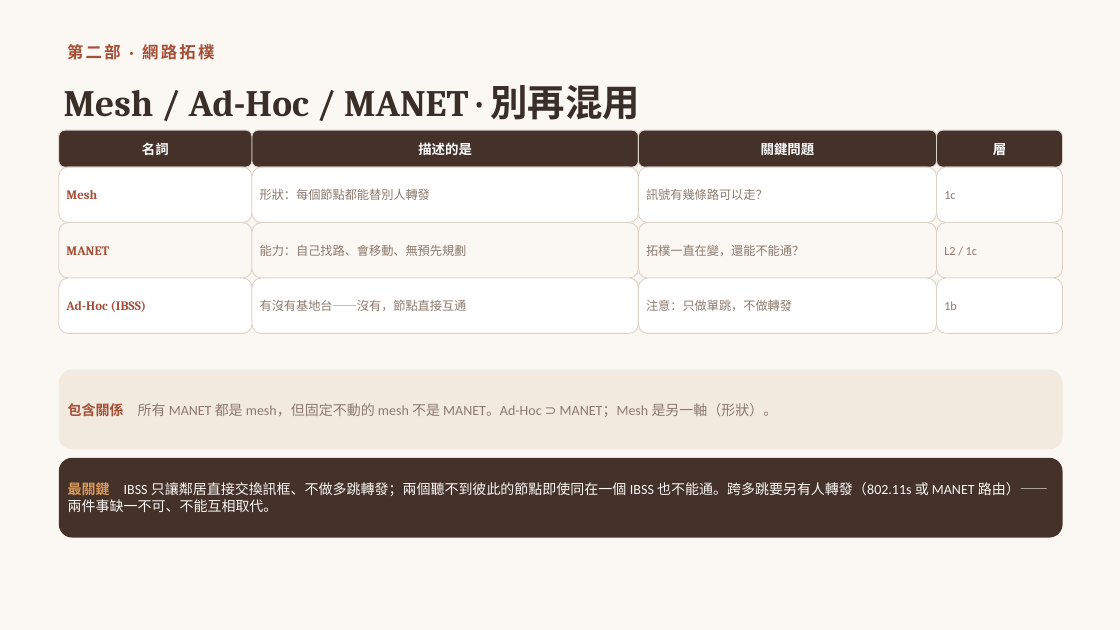
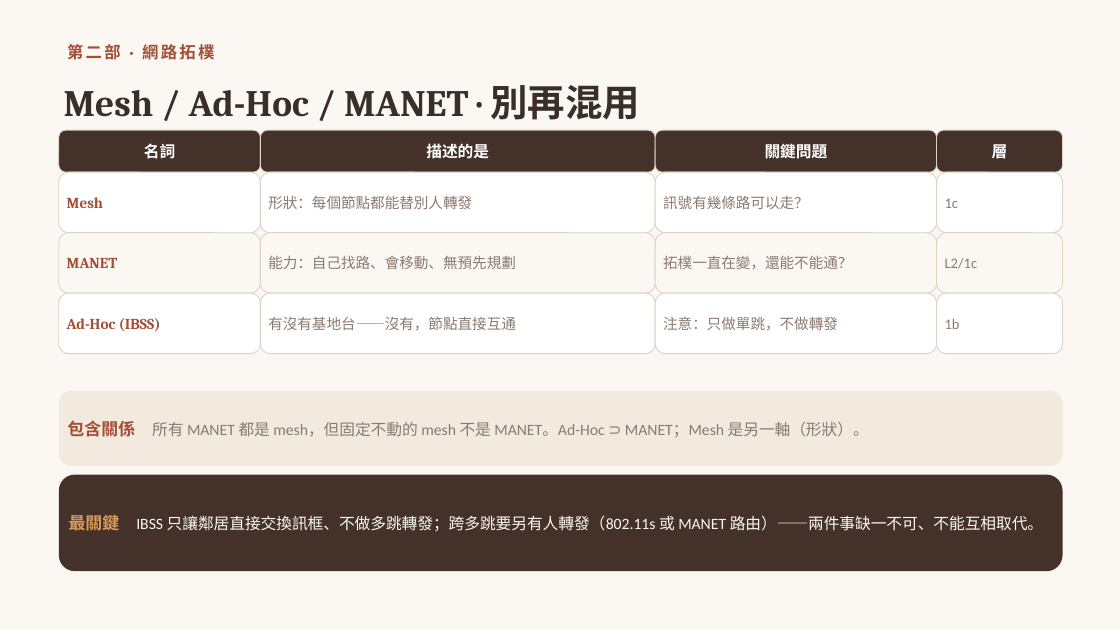
Before and after one commit to winson3QQ/Radio-Advanced, a slide deck: slide 7 of 投影片/進階無線電_第二節_無線科技分層解析.pptx (slide 8 before the commit). Drawn at 1120x630 pixels with LibreOffice and Linux fonts; fonts in the diff are those of the drawing. Boxes give left, top, right and bottom in pixels: in the first picture for what was removed or moved away, otherwise in the second. Text is boxed around its words. In the diff, an @@ line names an element or a change of style, - is before the commit and + after.

```diff
--- a/投影片/進階無線電_第二節_無線科技分層解析.pptx
+++ b/投影片/進階無線電_第二節_無線科技分層解析.pptx
@@ rounded rectangle "名詞": place and size @@
-rounded rectangle "名詞" at bbox=[59, 130, 252, 167]
+rounded rectangle "名詞" at bbox=[59, 130, 260, 172]
@@ rounded rectangle "描述的是": place and size @@
-rounded rectangle "描述的是" at bbox=[252, 130, 639, 167]
+rounded rectangle "描述的是" at bbox=[260, 130, 655, 172]
@@ size 11.5 to 13.5 pt in 4 elements at bbox=[937, 130, 1063, 172], bbox=[59, 130, 260, 172], bbox=[260, 130, 655, 172], bbox=[655, 130, 937, 172] @@
@@ rounded rectangle "關鍵問題": place and size @@
-rounded rectangle "關鍵問題" at bbox=[639, 130, 937, 167]
+rounded rectangle "關鍵問題" at bbox=[655, 130, 937, 172]
@@ rounded rectangle "層": place and size @@
-rounded rectangle "層" at bbox=[937, 130, 1063, 167]
+rounded rectangle "層" at bbox=[937, 130, 1063, 172]
@@ rounded rectangle "Mesh": place and size @@
-rounded rectangle "Mesh" at bbox=[59, 167, 252, 223]
+rounded rectangle "Mesh" at bbox=[59, 172, 260, 233]
@@ rounded rectangle "形狀：每個節點都能替別人轉發": place and size @@
-rounded rectangle "形狀：每個節點都能替別人轉發" at bbox=[252, 167, 639, 223]
+rounded rectangle "形狀：每個節點都能替別人轉發" at bbox=[260, 172, 655, 233]
@@ rounded rectangle "訊號有幾條路可以走？": place and size @@
-rounded rectangle "訊號有幾條路可以走？" at bbox=[639, 167, 937, 223]
+rounded rectangle "訊號有幾條路可以走？" at bbox=[655, 172, 937, 233]
@@ rounded rectangle "1c": place and size @@
-rounded rectangle "1c" at bbox=[937, 167, 1063, 223]
+rounded rectangle "1c" at bbox=[937, 172, 1063, 233]
@@ rounded rectangle "MANET": place and size @@
-rounded rectangle "MANET" at bbox=[59, 223, 252, 278]
+rounded rectangle "MANET" at bbox=[59, 233, 260, 293]
@@ rounded rectangle "能力：自己找路、會移動、無預先規劃": place and size @@
-rounded rectangle "能力：自己找路、會移動、無預先規劃" at bbox=[252, 223, 639, 278]
+rounded rectangle "能力：自己找路、會移動、無預先規劃" at bbox=[260, 233, 655, 293]
@@ rounded rectangle "拓樸一直在變，還能不能通？": place and size @@
-rounded rectangle "拓樸一直在變，還能不能通？" at bbox=[639, 223, 937, 278]
+rounded rectangle "拓樸一直在變，還能不能通？" at bbox=[655, 233, 937, 293]
@@ rounded rectangle "L2/1c": place and size @@
-rounded rectangle "L2/1c" at bbox=[937, 223, 1063, 278]
+rounded rectangle "L2/1c" at bbox=[937, 233, 1063, 293]
@@ text in rounded rectangle at bbox=[945, 258, 978, 269]: text changed; size 10.5 to 12.5 pt @@
-L2 / 1c
+L2/1c
@@ size 11 to 13 pt in 3 elements at bbox=[59, 172, 260, 233], bbox=[59, 233, 260, 293], bbox=[59, 293, 260, 354] @@
@@ rounded rectangle "Ad-Hoc (IBSS)": place and size @@
-rounded rectangle "Ad-Hoc (IBSS)" at bbox=[59, 278, 252, 334]
+rounded rectangle "Ad-Hoc (IBSS)" at bbox=[59, 293, 260, 354]
@@ rounded rectangle "有沒有基地台——沒有，節點直接互通": place and size @@
-rounded rectangle "有沒有基地台——沒有，節點直接互通" at bbox=[252, 278, 639, 334]
+rounded rectangle "有沒有基地台——沒有，節點直接互通" at bbox=[260, 293, 655, 354]
@@ size 10.5 to 12.5 pt in 8 elements at bbox=[937, 172, 1063, 233], bbox=[260, 172, 655, 233], bbox=[655, 172, 937, 233], bbox=[937, 293, 1063, 354], bbox=[260, 233, 655, 293], bbox=[655, 233, 937, 293], bbox=[260, 293, 655, 354], bbox=[655, 293, 937, 354] @@
@@ rounded rectangle "注意：只做單跳，不做轉發": place and size @@
-rounded rectangle "注意：只做單跳，不做轉發" at bbox=[639, 278, 937, 334]
+rounded rectangle "注意：只做單跳，不做轉發" at bbox=[655, 293, 937, 354]
@@ rounded rectangle "1b": place and size @@
-rounded rectangle "1b" at bbox=[937, 278, 1063, 334]
+rounded rectangle "1b" at bbox=[937, 293, 1063, 354]
@@ rounded rectangle "包含關係 所有 MANET 都是 mesh，但固定不動的 ...": place and size @@
-rounded rectangle "包含關係 所有 MANET 都是 mesh，但固定不動的 ..." at bbox=[59, 370, 1063, 450]
+rounded rectangle "包含關係 所有 MANET 都是 mesh，但固定不動的 ..." at bbox=[59, 391, 1063, 466]
@@ rounded rectangle "包含關係 所有 MANET 都是 mesh，但固定不動的 ..." at bbox=[59, 391, 1063, 466]: size 12 to 14.5 pt in "包含關係"; size 12 to 13.5 pt @@
@@ rounded rectangle "最關鍵 IBSS 只讓鄰居直接交換訊框、不做多跳轉發；跨多跳要另有人轉發（802.11s 或 MANET ...": place and size @@
-rounded rectangle "最關鍵 IBSS 只讓鄰居直接交換訊框、不做多跳轉發；跨多跳要另有人轉發（802.11s 或 MANET ..." at bbox=[59, 458, 1063, 538]
+rounded rectangle "最關鍵 IBSS 只讓鄰居直接交換訊框、不做多跳轉發；跨多跳要另有人轉發（802.11s 或 MANET ..." at bbox=[59, 475, 1063, 571]
@@ text in rounded rectangle at bbox=[69, 512, 1043, 535]: text changed; size 12 to 13.5 pt @@
-最關鍵 IBSS 只讓鄰居直接交換訊框、不做多跳轉發；兩個聽不到彼此的節點即使同在一個 IBSS 也不能通。跨多跳要另有人轉發（802.11s 或 MANET 路由）——兩件事缺一不可、不能互相取代。
+最關鍵 IBSS 只讓鄰居直接交換訊框、不做多跳轉發；跨多跳要另有人轉發（802.11s 或 MANET 路由）——兩件事缺一不可、不能互相取代。
```
Also in this commit, not shown: 23 other slides changed, 1 slide added, 2 slides removed.
